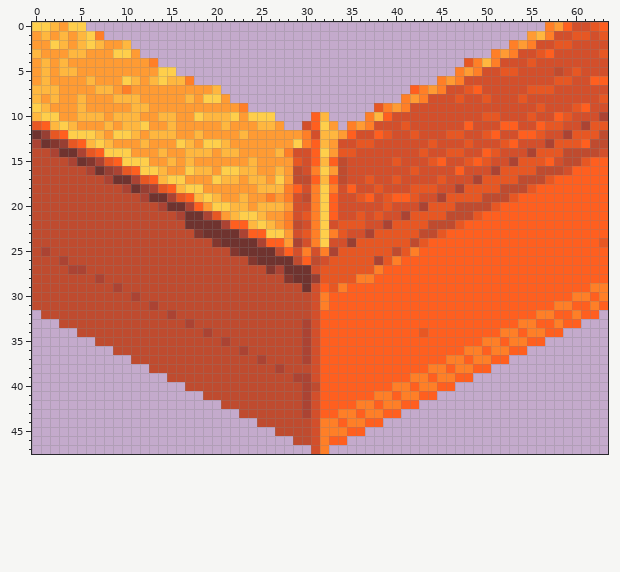
Two versions of one pixel-art sprite, objects/asia/fidwell.scenery_large.bamborf3/images/06.png. This is how it looked before the edit.
The file is 64x48 pixels.
New version:
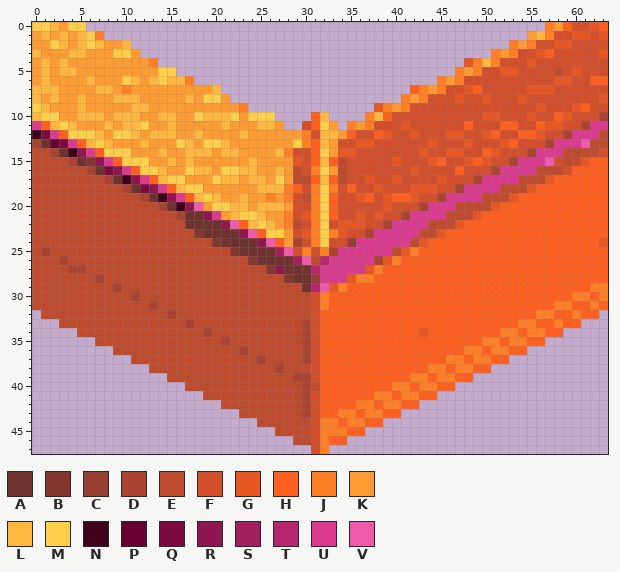
Palette (. is transparent): A #6f332f  B #83372f  C #973f33  D #ab4333  E #bf4b2f  F #d34f2b  G #e75723  H #ff5f1f  J #ff7f27  K #ff9b33  L #ffb73f  M #ffcf4b  N #3f001b  P #670033  Q #7b0b3f  R #8f174f  S #a31f5f  T #b7276f  U #db3b8f  V #ef5bab
Edits made:
y 11: x 0 G -> U; x 62..63 GG -> UU
y 12: x 0..2 ACG -> NQU; x 60..62 GGG -> UUU
y 13: x 2..4 BCG -> PQU; x 58..61 GGGH -> UUUV
y 14: x 4..6 ADG -> NRU; x 56..58 GGG -> UUU
y 15: x 7..8 DG -> RU; x 54..57 GGGH -> UUUV
y 16: x 8..10 CDG -> QRU; x 52..55 GGGG -> UUUU
y 17: x 10..12 ADG -> NRU; x 50..53 GGGG -> UUUU
y 18: x 12..14 CDG -> QRU; x 48..51 GGGG -> UUUU
y 19: x 14..16 ADG -> NRU; x 46..49 GGGG -> UUUU
y 20: x 16..18 ADH -> NRV; x 44..46 GGG -> UUU
y 21: x 19..20 DG -> RU; x 42..45 GGGG -> UUUU
y 22: x 21..22 DH -> RV; x 40..43 GGGG -> UUUU
y 23: x 23..24 DH -> RV; x 38..42 GGGGG -> UUUUU
y 24: x 25..26 DH -> RV; x 36..41 GGGGGG -> UUUUUU
y 25: x 27..28 EH -> SV; x 34..39 GGGGGG -> UUUUUU
y 26: x 29..30 EH -> SV; x 32..37 FGGGGG -> TUUUUU
y 27: x 27 D -> R; x 31..36 FGGGGG -> TUUUUU
y 28: x 32..34 GGG -> UUU
y 29: x 31..32 FH -> TV
